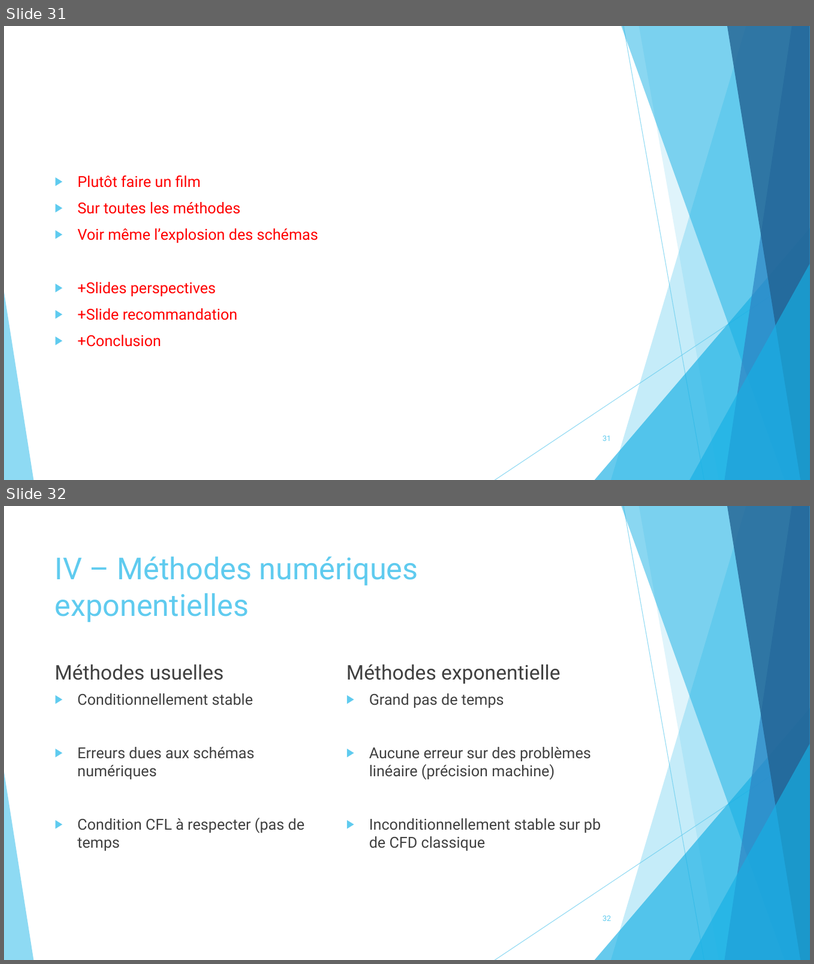
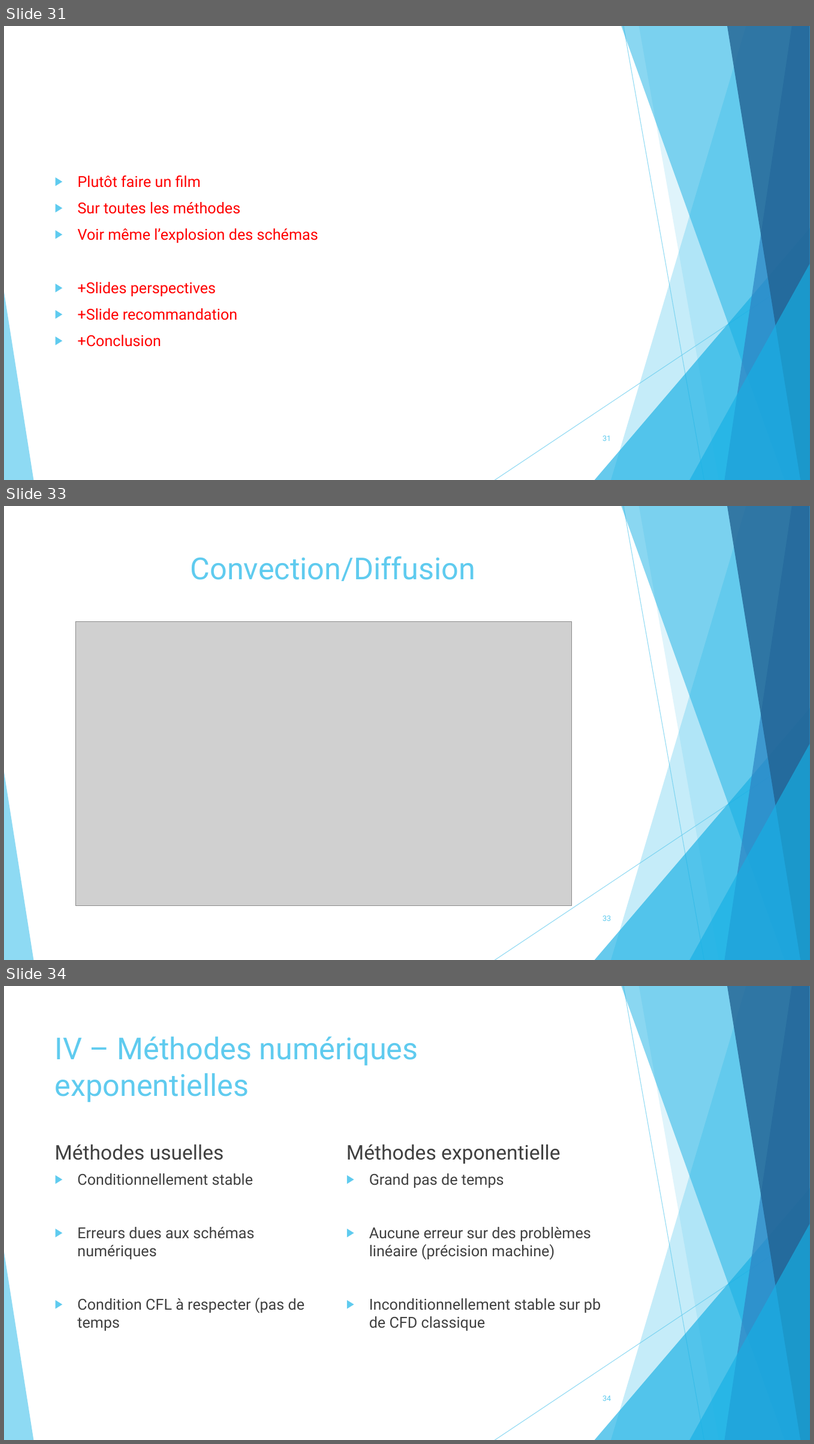
Before and after one commit to pierreXVI/PIE, a slide deck: oral_presentation/Oral_presentation_12_02_2019.pptx. Shown one above the other, each under a label of ours: slides 31 and 32 before the commit, slides 31, 33 and 34 after it; the slides between them are not shown. The pictures are 814x964 and 814x1444 pixels, drawn with LibreOffice and Linux fonts; fonts in the diff are those of the drawing; grey boxes stand for pictures. Boxes give left, top, right and bottom in pixels: in the first picture for what was removed or moved away, otherwise in the second. Text is boxed around its words. In the diff, an @@ line names an element or a change of style, - is before the commit and + after.

```diff
--- a/oral_presentation/Oral_presentation_12_02_2019.pptx
+++ b/oral_presentation/Oral_presentation_12_02_2019.pptx
@@ slide 33 added at bbox=[4, 506, 810, 960], background #FFFFFF; not listed: 10 template elements that a slide beside it also shows @@
@@ title added at bbox=[191, 556, 476, 581], 36 pt, text #5FCBEF @@
+Convection/Diffusion
@@ picture added at bbox=[76, 622, 573, 906] @@
@@ page number added at bbox=[603, 915, 611, 921], 9 pt, text #5FCBEF @@
+33
@@ what was slide 32 is now slide 34 @@
@@ page number at bbox=[603, 1395, 611, 1401]: text changed @@
-32
+34
```
Also in this commit, not shown: 6 slides changed, 2 other slides added, 1 slide removed, 18 other files.
